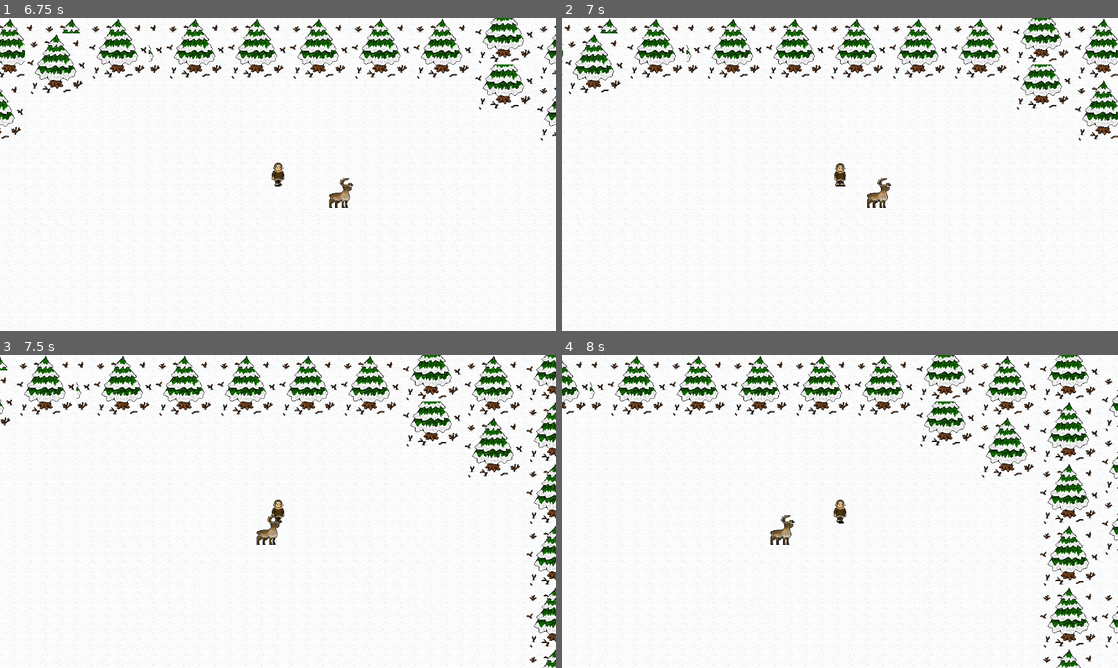
Above: before the commit, frames 1-4 (two rows, left to right).
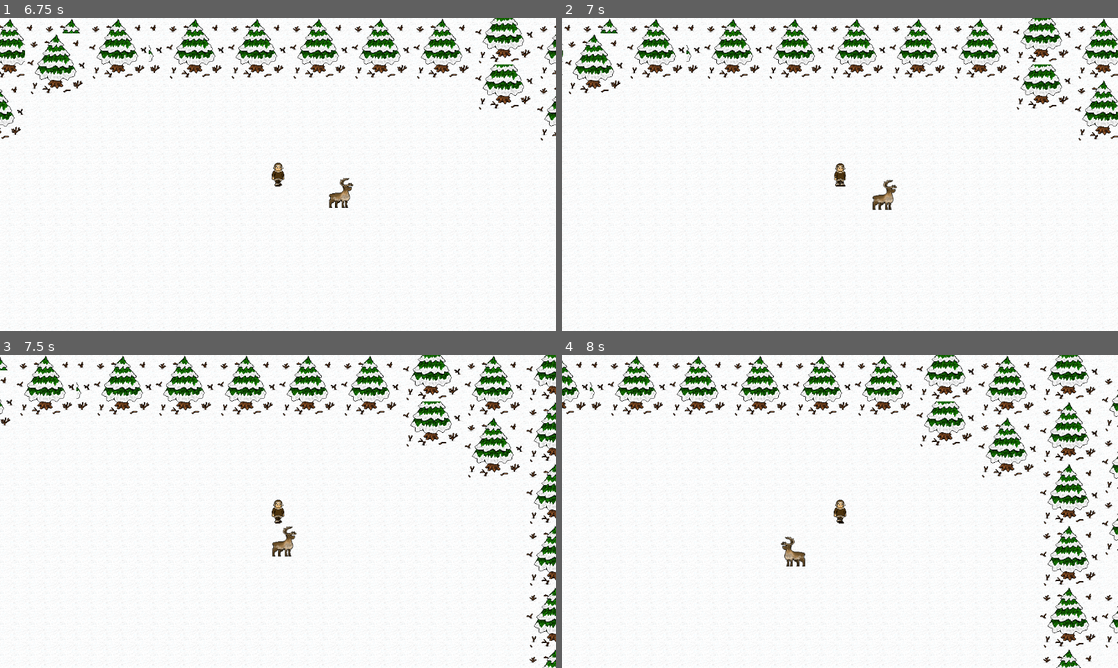
Above: after the commit, the same moments.

Repository: xkolyaskin/Mycrosoffed-Studios
Game: Godot game, scene res://reindeer_herding.tscn
Same seed, same stepped clock (60 frames per second), same inputs: the game is played once before the commit and once after it.
Inputs:
- Up to frame 1 (6.75 s): tap Enter at 0.5 s; hold W (move_up) 0.53-2.03 s; tap Space (interact) every 0.75 s from 0.6 to 6.6 s; hold A (move_left) 2.03-3.53 s; hold S (move_down) 3.53-4.28 s; hold D (move_right) 4.28-5.03 s; hold W (move_up) 5.03-5.78 s; hold D (move_right) from 5.78 s (still down)
- Up to frame 2 (7 s): keep holding D (move_right)
- Up to frame 3 (7.5 s): keep holding D (move_right); tap Space (interact) at 7.35 s
- Up to frame 4 (8 s): keep holding D (move_right)

Frame 1 is identical in both runs. In frame 2, 0.3% of the frame differs, in the area x 54-61%, y 51-62%; in frame 3, 0.4%, in the area x 46-54%, y 51-65%; in frame 4, 0.4%.

Commit message:
Reindeer Movement

Diff:
--- a/new-game-project/lichen.tscn
+++ b/new-game-project/lichen.tscn
@@ -11,6 +11,8 @@
 texture = ExtResource("1_6xg6x")
 
 [node name="Hurtbox" type="Area2D" parent="."]
+collision_layer = 0
+collision_mask = 2
 
 [node name="CollisionShape2D" type="CollisionShape2D" parent="Hurtbox"]
 shape = SubResource("CircleShape2D_6xg6x")
--- a/new-game-project/reindeer.gd
+++ b/new-game-project/reindeer.gd
@@ -1,9 +1,19 @@
-extends Node2D
+extends CharacterBody2D
 @onready
-var _animatedBody=$Reindeer/AnimatedSprite2D
+var _animatedBody=$AnimatedSprite2D
+@onready
+var player = get_node("/root/reindeer_herding/Player")
+var speed = 50
 
 func _physics_process(delta):
-	var velocity = 0;
+	var overlapping_bodies = $Hurtbox.get_overlapping_bodies()
+	if overlapping_bodies.size() > 0:
+		var direction = global_position.direction_to(player.global_position)
+		velocity = direction * speed * -1
+		move_and_slide()
+
+
+
 	if velocity != Vector2.ZERO:
 		_animatedBody.play("walk")
 		if velocity.x < 0:
--- a/new-game-project/reindeer.tscn
+++ b/new-game-project/reindeer.tscn
@@ -1,5 +1,6 @@
-[gd_scene load_steps=5 format=3 uid="uid://bl1sgskdmudr8"]
+[gd_scene load_steps=6 format=3 uid="uid://bl1sgskdmudr8"]
 
+[ext_resource type="Script" uid="uid://dag78cfxg0cp8" path="res://reindeer.gd" id="1_3sw0h"]
 [ext_resource type="Texture2D" uid="uid://65018yutcqm8" path="res://Visual Assets/Animals/Reindeer-1.png.png" id="1_t2la6"]
 
 [sub_resource type="SpriteFrames" id="SpriteFrames_3sw0h"]
@@ -9,7 +10,7 @@
 "texture": ExtResource("1_t2la6")
 }],
 "loop": true,
-"name": &"default",
+"name": &"walk",
 "speed": 5.0
 }]
 
@@ -19,13 +20,17 @@
 [sub_resource type="RectangleShape2D" id="RectangleShape2D_t2la6"]
 size = Vector2(64, 64)
 
-[node name="Reindeer" type="Node2D"]
+[node name="Reindeer" type="CharacterBody2D"]
+script = ExtResource("1_3sw0h")
 
 [node name="AnimatedSprite2D" type="AnimatedSprite2D" parent="."]
 sprite_frames = SubResource("SpriteFrames_3sw0h")
+animation = &"walk"
 
 [node name="Hurtbox" type="Area2D" parent="."]
 position = Vector2(-1.5, 1)
+collision_layer = 0
+collision_mask = 3
 
 [node name="CollisionShape2D" type="CollisionShape2D" parent="Hurtbox"]
 shape = SubResource("CircleShape2D_t2la6")
--- a/new-game-project/reindeer_herding.tscn
+++ b/new-game-project/reindeer_herding.tscn
@@ -5,7 +5,7 @@
 [ext_resource type="PackedScene" uid="uid://d0h7s2b3qj6hu" path="res://player.tscn" id="2_sr4t7"]
 [ext_resource type="PackedScene" uid="uid://bl1sgskdmudr8" path="res://reindeer.tscn" id="4_b7c21"]
 
-[node name="Node2D" type="Node2D"]
+[node name="reindeer_herding" type="Node2D"]
 
 [node name="map" parent="." instance=ExtResource("1_5kf8y")]
 position = Vector2(-103, -68)
@@ -18,3 +18,4 @@
 
 [node name="Reindeer" parent="." instance=ExtResource("4_b7c21")]
 position = Vector2(498, -70)
+collision_layer = 0
Not shown: 1 places in new-game-project/fishing_crack.tscn that only renumber resources
